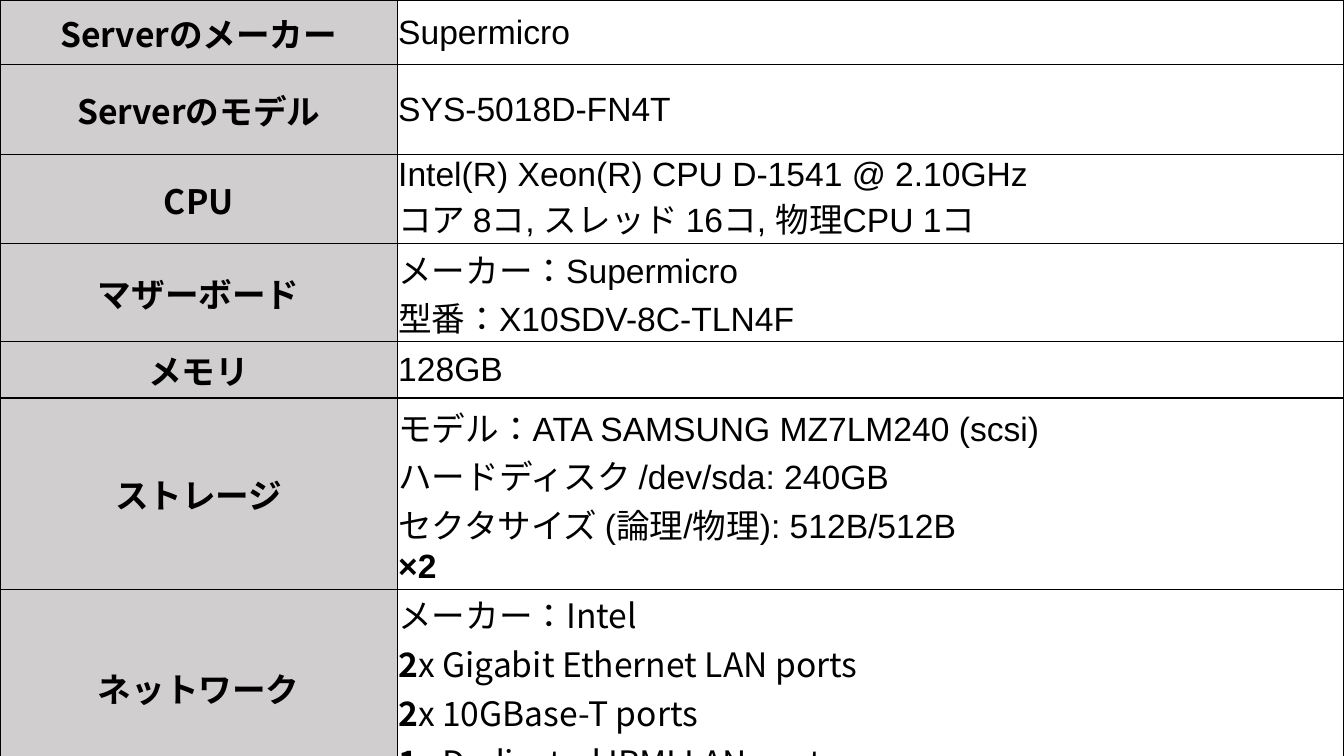
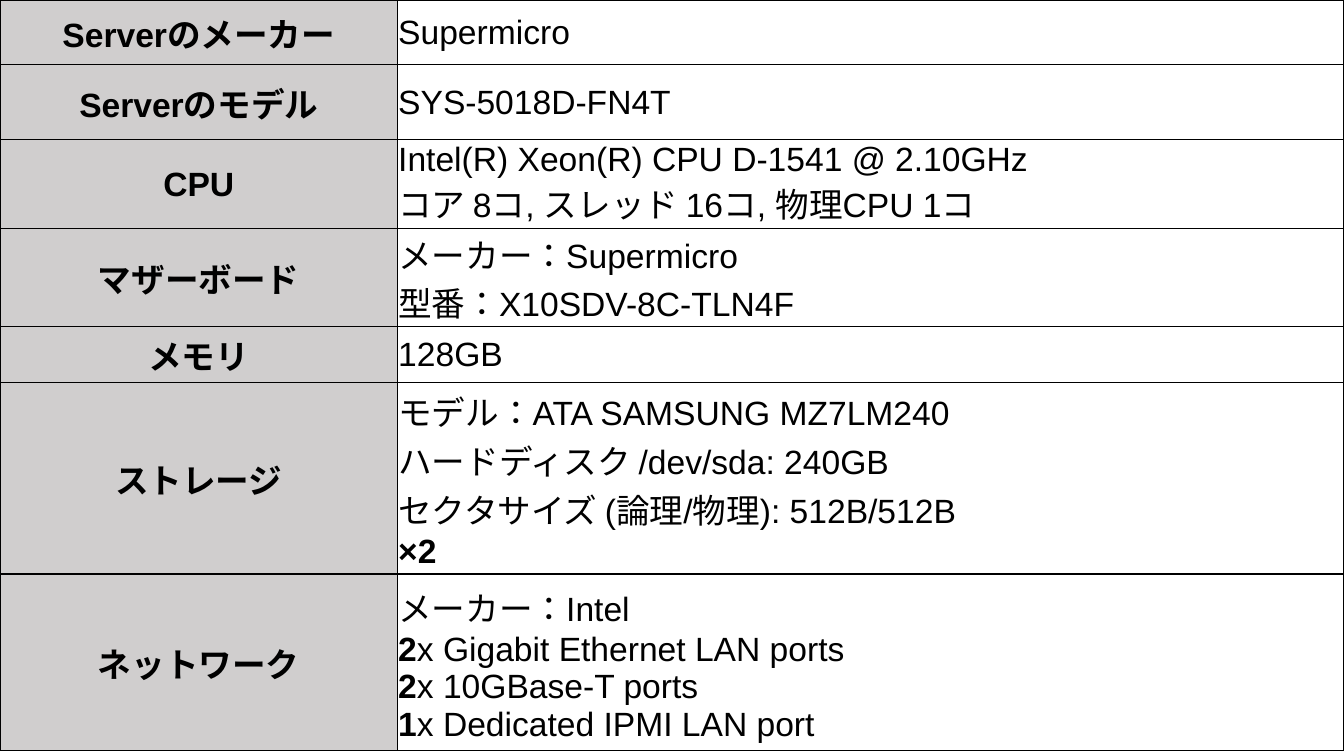
Before and after one commit to Alice-to-Bob/Graduate_School, a slide deck: slide 6 of SUBTHEME/graphs/telework_list.pptx. Drawn at 1344x756 pixels with LibreOffice and Linux fonts; fonts in the diff are those of the drawing. Boxes give left, top, right and bottom in pixels: in the first picture for what was removed or moved away, otherwise in the second. Text is boxed around its words. In the diff, an @@ line names an element or a change of style, - is before the commit and + after.

```diff
--- a/SUBTHEME/graphs/telework_list.pptx
+++ b/SUBTHEME/graphs/telework_list.pptx
@@ table at [0,0,1344,747] @@
-row 6, column 2: モデル：ATA SAMSUNG MZ7LM240 (scsi) ハードディスク /dev/sda: 240GB セクタサイズ (論理/物理): 512B/512B / ×2
+row 6, column 2: モデル：ATA SAMSUNG MZ7LM240 ハードディスク /dev/sda: 240GB セクタサイズ (論理/物理): 512B/512B / ×2
@@ font Noto Sans CJK JP to Arial in "Serverのメーカー", "Serverのモデル", "CPU", "マザーボード" and 7 more places @@
```
Also in this commit, not shown: 7 other slides changed, 11 other files.
